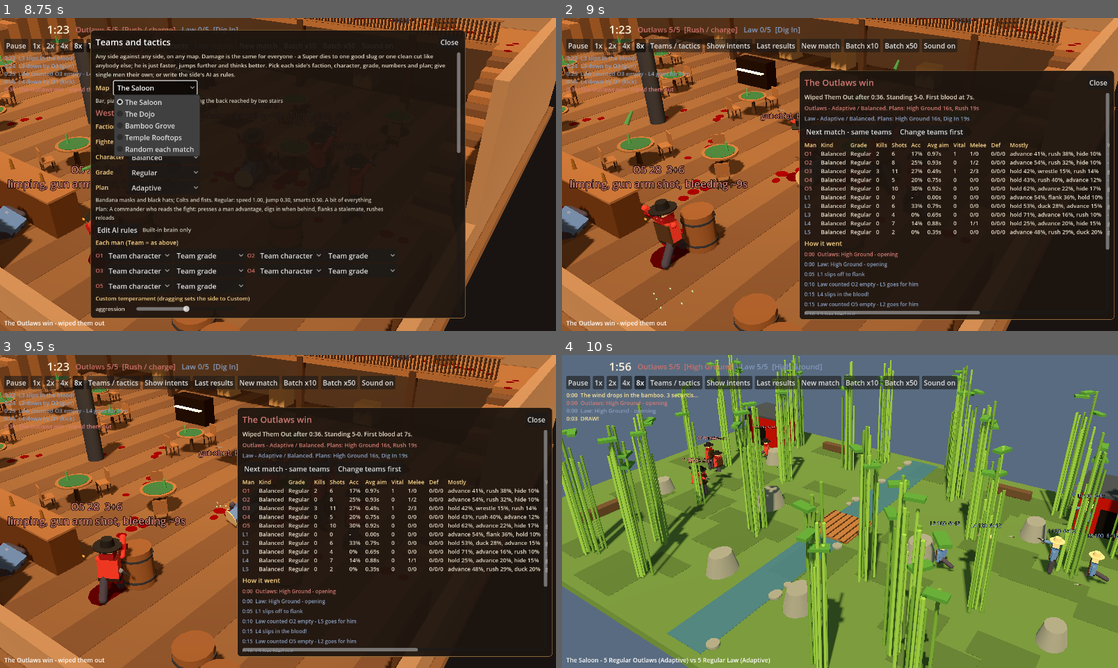
Above: before the commit, frames 1-4 (two rows, left to right).
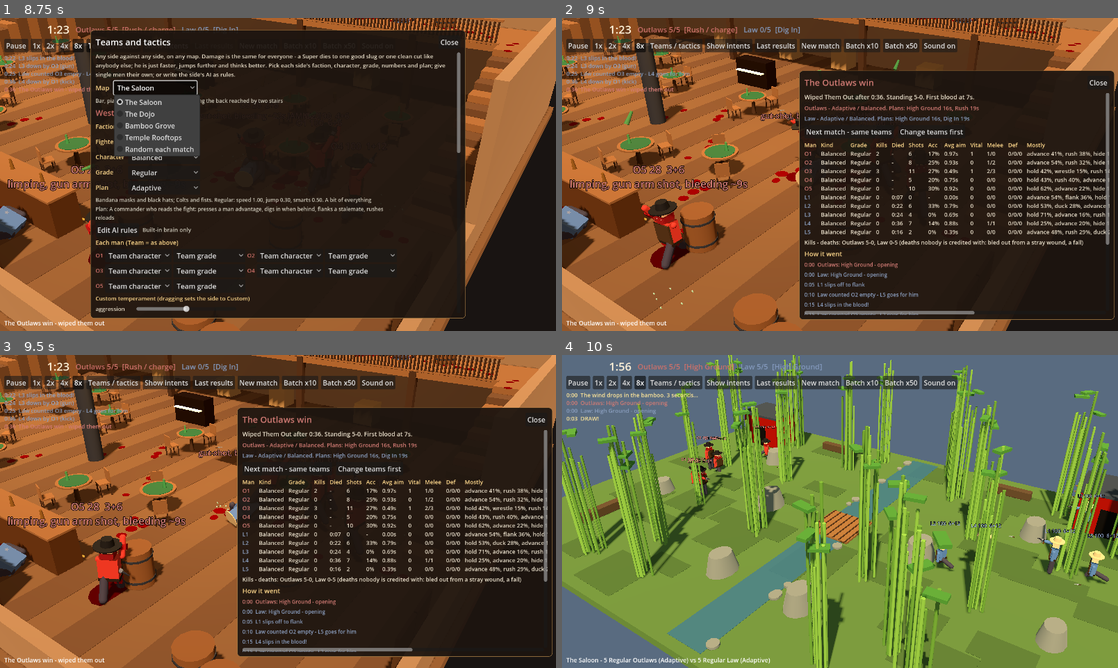
Above: after the commit, the same moments.

Repository: nathandunn/brawl-bots
Game: Godot game, scene res://scenes/Main.tscn
The game is run twice, just before and just after one commit, with the same random seed, the same clock (stepped at 60 frames per second) and the same inputs.
Inputs:
- Up to frame 1 (8.75 s): click "New match" at 0.5 s; click "New match" at 1.25 s; click "1x" at 2 s; click "2x" at 2.75 s; click "4x" at 3.5 s; click "8x" at 4.25 s; click "Teams / tactics" at 5 s; click "Show intents" at 5.75 s; click "Batch x10" at 6.5 s; click "Batch x50" at 7.25 s; click "The Saloon" at 8 s
- Up to frame 2 (9 s): click "Outlaws" at 8.75 s
- Up to frame 3 (9.5 s): no input
- Up to frame 4 (10 s): click "Next match - same teams" at 9.5 s

Frame 1 is identical in both runs. In frame 2, 4.5% of the frame differs, in the area x 43-99%, y 39-95%; in frame 3, 4.5%; in frame 4, nothing differs.

Commit message:
Results: deaths alongside kills
- Match table: Died column (time of death); a kills-deaths line per side
  (deaths nobody is credited with explained).
- Batch table: Deaths row; By personality: Deaths/man.

Co-Authored-By: Claude Opus 5.5 <noreply@anthropic.com>
Claude-Session: https://claude.ai/code/session_01RTbU7mxf7zmZr6Ak5xPidZ

Diff:
--- a/scripts/hud.gd
+++ b/scripts/hud.gd
@@ -673,8 +673,8 @@
 				parts.append("%s %ds" % [k, int(pl[k])])
 		results_box.add_child(_lbl("%s - %s / %s. Plans: %s" % [manager.team_names[t], res["doctrines"][t], res["presets"][t], ", ".join(parts)], 13, manager.team_colors[t].lightened(0.35)))
 	_next_row()
-	var g := _grid(13)
-	for h in ["Man", "Kind", "Grade", "Kills", "Shots", "Acc", "Avg aim", "Vital", "Melee", "Def", "Mostly", "Wounds", "Fate"]:
+	var g := _grid(14)
+	for h in ["Man", "Kind", "Grade", "Kills", "Died", "Shots", "Acc", "Avg aim", "Vital", "Melee", "Def", "Mostly", "Wounds", "Fate"]:
 		_cell(g, h, Color(1, 0.85, 0.55))
 	for m in res["men"]:
 		var col: Color = manager.team_colors[int(m["team"])].lightened(0.35)
@@ -682,6 +682,7 @@
 		_cell(g, String(m["preset"]))
 		_cell(g, Roster.grade_name(String(m.get("grade", "Regular")), String(m.get("faction", "outlaws"))))
 		_cell(g, str(m["kills"]))
+		_cell(g, "-" if m["alive"] else "%d:%02d" % [int(m["died_at"]) / 60, int(m["died_at"]) % 60])
 		_cell(g, str(m["shots"]))
 		_cell(g, _pct(m["hits"], m["shots"]))
 		_cell(g, "%.2fs" % (float(m["aim_sum"]) / maxf(float(m["shots"]), 1.0)))
@@ -691,6 +692,12 @@
 		_cell(g, _top_modes(m.get("modes", {})))
 		_cell(g, _wound_text(m.get("wounds", [])))
 		_cell(g, _fate(m))
+	var tk := [0, 0]
+	var td := [0, 0]
+	for m in res["men"]:
+		tk[int(m["team"])] += int(m["kills"])
+		td[int(m["team"])] += 0 if m["alive"] else 1
+	results_box.add_child(_lbl("Kills - deaths: %s %d-%d, %s %d-%d (deaths nobody is credited with: bled out from a stray wound, a fall)" % [manager.team_names[0], tk[0], td[0], manager.team_names[1], tk[1], td[1]], 13))
 	_rules_fired(res["men"])
 	results_box.add_child(_lbl("How it went", 15, Color(1, 0.85, 0.55)))
 	for e in res["events"]:
@@ -808,11 +815,11 @@
 	var g := _grid(3)
 	for h in ["", String(tn[0]), String(tn[1])]:
 		_cell(g, h, Color(1, 0.85, 0.55))
-	var rows := [["Kills", "kills"], ["Shots", "shots"], ["Hits", "hits"], ["Head shots", "heads"], ["Hits on men in cover", "deny"], ["Hits from the balcony", "high"], ["Fist kills", "fist_kills"], ["Tables flipped", "flips"]]
+	var rows := [["Kills", "kills"], ["Deaths", "team_deaths"], ["Shots", "shots"], ["Hits", "hits"], ["Head shots", "heads"], ["Hits on men in cover", "deny"], ["Hits from the balcony", "high"], ["Fist kills", "fist_kills"], ["Tables flipped", "flips"]]
 	for r in rows:
 		_cell(g, r[0])
 		for t in 2:
-			_cell(g, str(int(d[r[1]][t])))
+			_cell(g, str(int(d.get(r[1], [0, 0])[t])))
 	_cell(g, "Accuracy")
 	for t in 2:
 		_cell(g, _pct(int(d["hits"][t]), int(d["shots"][t])))
@@ -849,14 +856,15 @@
 			dps.append("%s %d" % [k, deaths[k]])
 		results_box.add_child(_lbl("How men died: " + ", ".join(dps), 13))
 	results_box.add_child(_lbl("By personality", 15, Color(1, 0.85, 0.55)))
-	var pg := _grid(5)
-	for h in ["Kind", "Men", "Kills/man", "Survived", "Acc"]:
+	var pg := _grid(6)
+	for h in ["Kind", "Men", "Kills/man", "Deaths/man", "Survived", "Acc"]:
 		_cell(pg, h, Color(1, 0.85, 0.55))
 	for k in d["by_preset"]:
 		var b: Dictionary = d["by_preset"][k]
 		_cell(pg, String(k))
 		_cell(pg, str(b["n"]))
 		_cell(pg, "%.2f" % (float(b["kills"]) / maxf(b["n"], 1)))
+		_cell(pg, "%.2f" % (float(b["deaths"]) / maxf(b["n"], 1)))
 		_cell(pg, _pct(int(b["n"]) - int(b["deaths"]), int(b["n"])))
 		_cell(pg, _pct(int(b["hits"]), int(b["shots"])))
 	results_overlay.visible = true
--- a/scripts/stats.gd
+++ b/scripts/stats.gd
@@ -13,6 +13,7 @@
 	var hits := [0, 0]
 	var heads := [0, 0]
 	var kills := [0, 0]
+	var tdeaths := [0, 0]
 	var fist_kills := [0, 0]
 	var deny := [0, 0]
 	var high := [0, 0]
@@ -51,6 +52,7 @@
 			hits[t] += int(m["hits"])
 			heads[t] += int(m["heads"])
 			kills[t] += int(m["kills"])
+			tdeaths[t] += 0 if m["alive"] else 1
 			fist_kills[t] += int(m["fist_kills"])
 			deny[t] += int(m["deny_hits"])
 			high[t] += int(m["high_hits"])
@@ -136,9 +138,9 @@
 	for t in 2:
 		txt += "%s melee hits %d kills %d, blocks %d parries %d dodges %d, jumps %d, stars %d/%d, thrown %d/%d (chairs %d, kn …(548 unchanged characters)…
 	for t in 2:
-		txt += "%s acc %d%% heads %d deny %d high %d fistkills %d flips %d ff %d. " % [String(tn[t]), int(100.0 * hits[t] / maxf(shots[t], 1)), heads[t], deny[t], high[t], fist_kills[t], flips[t], int(ff[t])]
+		txt += "%s deaths %d acc %d%% heads %d deny %d high %d fistkills %d flips %d ff %d. " % [String(tn[t]), tdeaths[t], int(100.0 * hits[t] / maxf(shots[t], 1)), heads[t], deny[t], high[t], fist_kills[t], flips[t], int(ff[t])]
 	return {"text": txt, "data": {"matches": results.size(), "wins": wins, "draws": draws, "avg_duration": dur / n,
-		"first_blood": fb / n, "reasons": reasons, "shots": shots, "hits": hits, "heads": heads, "kills": kills,
+		"first_blood": fb / n, "reasons": reasons, "shots": shots, "hits": hits, "heads": heads, "kills": kills, "team_deaths": tdeaths,
 		"fist_kills": fist_kills, "deny": deny, "high": high, "flips": flips, "ff": ff, "plans": plans,
 		"by_preset": by_preset, "doctrines": docs, "presets": pres, "modes": modes, "mode_events": events, "aimb": aimb, "aimr": aimr, "deaths": deaths, "wounds": wounds, "team_names": tn, "melee": melee, "rules": rules}}
 
Not shown, changed: dist/index.html
Not shown, changed: dist/index.js.gz
Not shown, changed: dist/index.pck.gz
Not shown, changed: dist/index.wasm.gz
